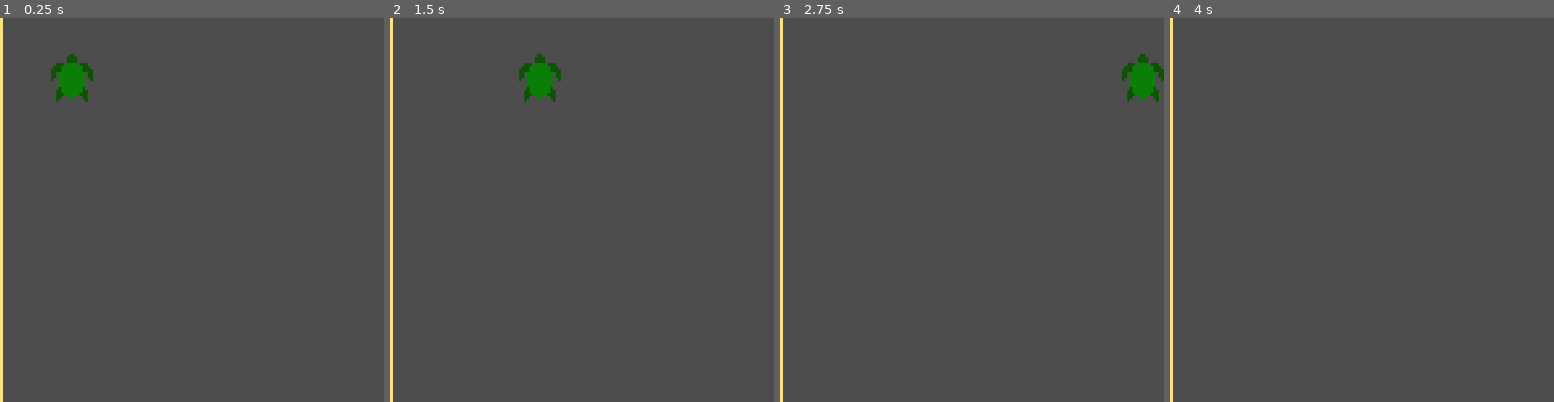
Above: before the commit, frames 1-4 (left to right).
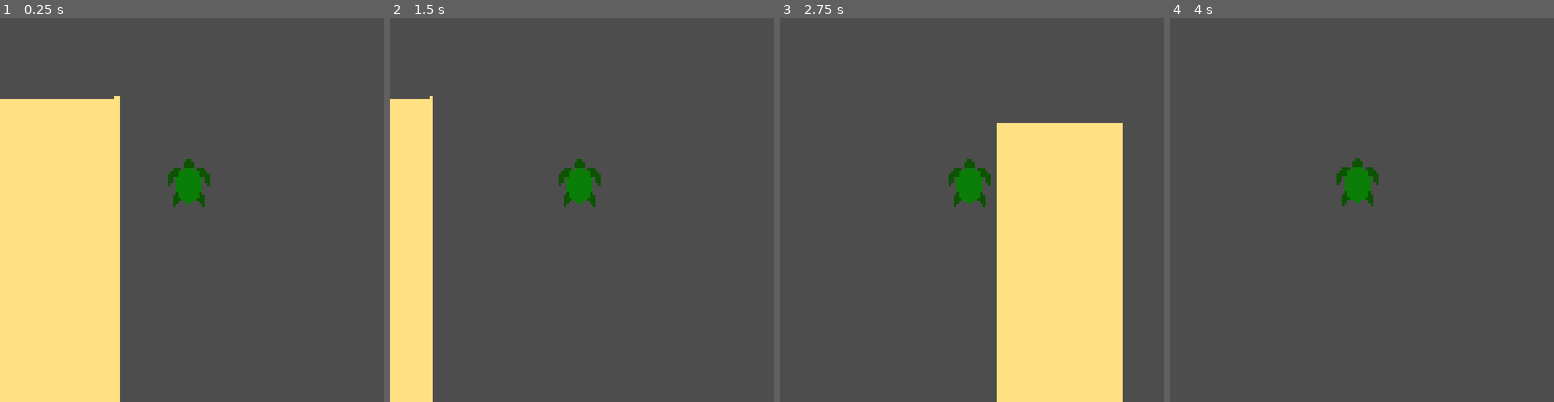
Above: after the commit, the same moments.

Repository: legojrp/turtle
Game: Godot game, scene res://src/level.tscn
The game is run twice, just before and just after one commit, with the same random seed, the same clock (stepped at 60 frames per second) and the same inputs.
Inputs:
- Up to frame 1 (0.25 s): no input
- Up to frame 2 (1.5 s): tap Enter at 0.5 s; hold D (D) 0.53-1.28 s; tap A (A) at 1.35 s
- Up to frame 3 (2.75 s): tap D (D) at 1.55 s; hold D (D) from 2.03 s (still down)
- Up to frame 4 (4 s): release D (D) at 2.78 s; tap S (S) at 2.85 s; tap D (D) at 3.05, 3.8 s; hold W (W) from 3.53 s (still down)

The runs differ from the first frame. In frame 1, 26% of the frame differs, in the area x 0-55%, y 0-100%; in frame 2, 10%; in frame 3, 26%, in the area x 0-100%, y 0-100%; in frame 4, 1.6%.

Commit message:
turtle camera

Diff:
--- a/src/obstacles/plastic.tscn
+++ b/src/obstacles/plastic.tscn
@@ -11,7 +11,6 @@
 [node name="CollisionShape2D" type="CollisionShape2D" parent="."]
 position = Vector2(0.240279, -7.93106)
 rotation = -1.11985
-scale = Vector2(1, 1)
 shape = SubResource("RectangleShape2D_507hc")
 metadata/plastic = "plastic"
 
--- a/src/turtle/turtle.tscn
+++ b/src/turtle/turtle.tscn
@@ -18,3 +18,5 @@
 position = Vector2(-1, -8)
 shape = SubResource("RectangleShape2D_lwhnj")
 metadata/Plastic = "plastic"
+
+[node name="Camera2D" type="Camera2D" parent="."]
Not shown: 1 places in src/title.tscn that only renumber resources
Not shown, changed: .gitignore
